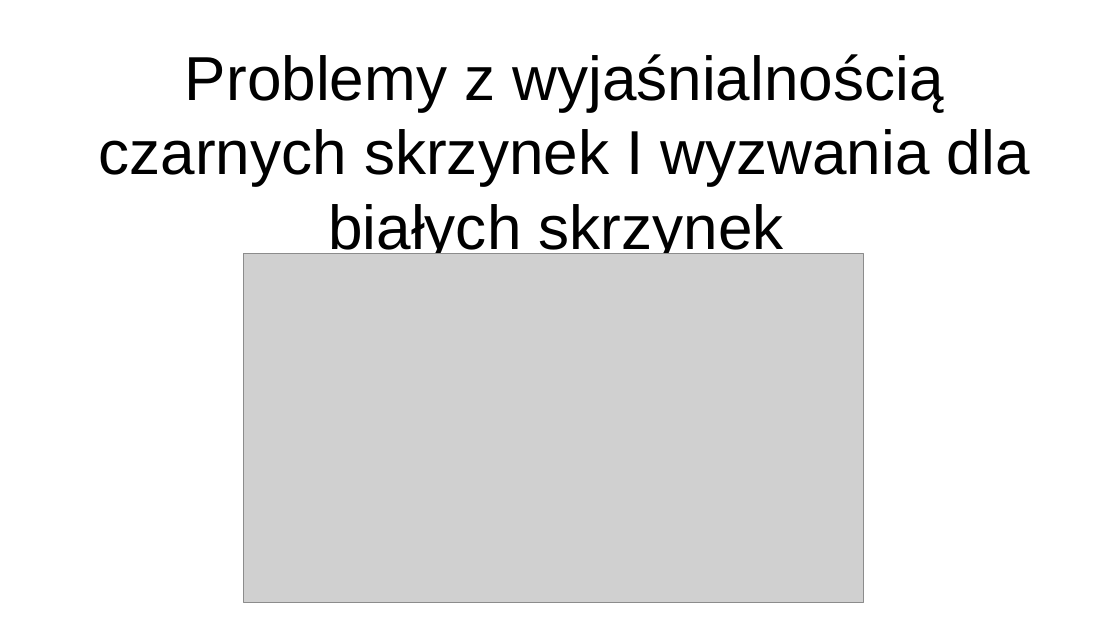
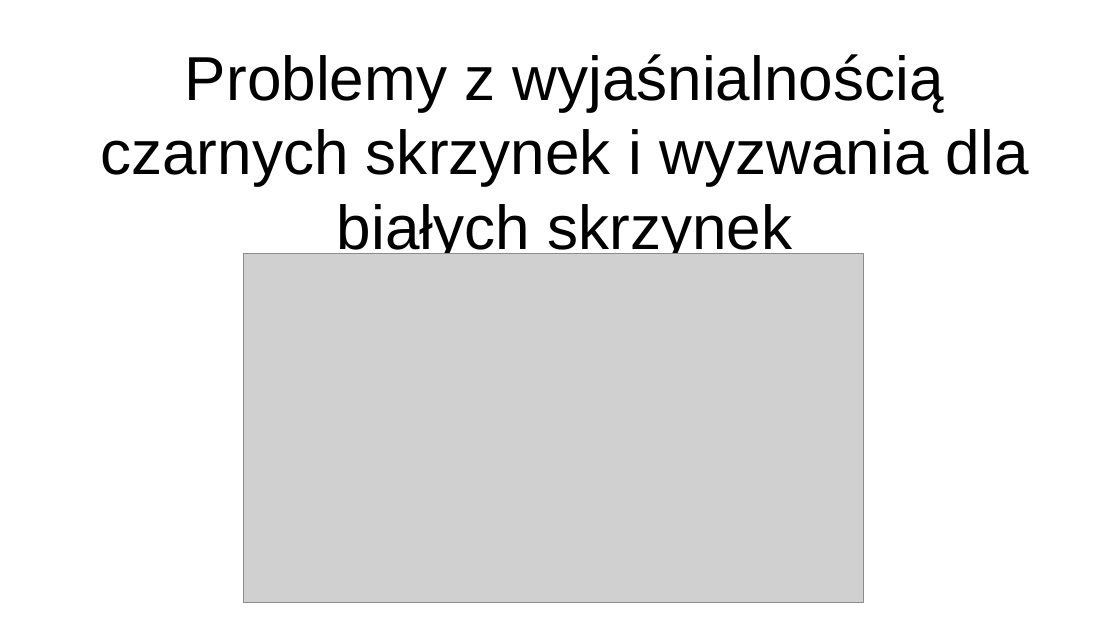
Before and after one commit to bogdankjastrzebski/WarsztatyBadawcze2, a slide deck: slide 1 of prezentacja/blackBox.odp. Drawn at 1120x630 pixels with LibreOffice and Linux fonts; fonts in the diff are those of the drawing; grey boxes stand for pictures. Boxes give left, top, right and bottom in pixels: in the first picture for what was removed or moved away, otherwise in the second. Text is boxed around its words. In the diff, an @@ line names an element or a change of style, - is before the commit and + after.

```diff
--- a/prezentacja/blackBox.odp
+++ b/prezentacja/blackBox.odp
@@ title at <box>100,54,1029,260</box>: text changed @@
-Problemy z wyjaśnialnością czarnych skrzynek I wyzwania dla białych skrzynek
+Problemy z wyjaśnialnością czarnych skrzynek i wyzwania dla białych skrzynek
```
Also in this commit, not shown: 8 other slides changed, 10 slides added, 1 other file.
